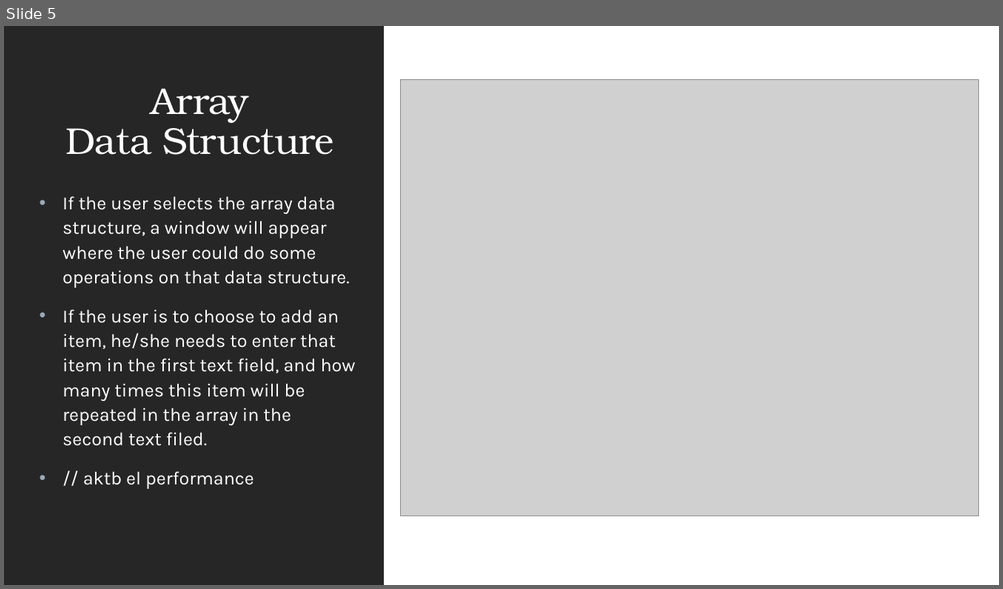
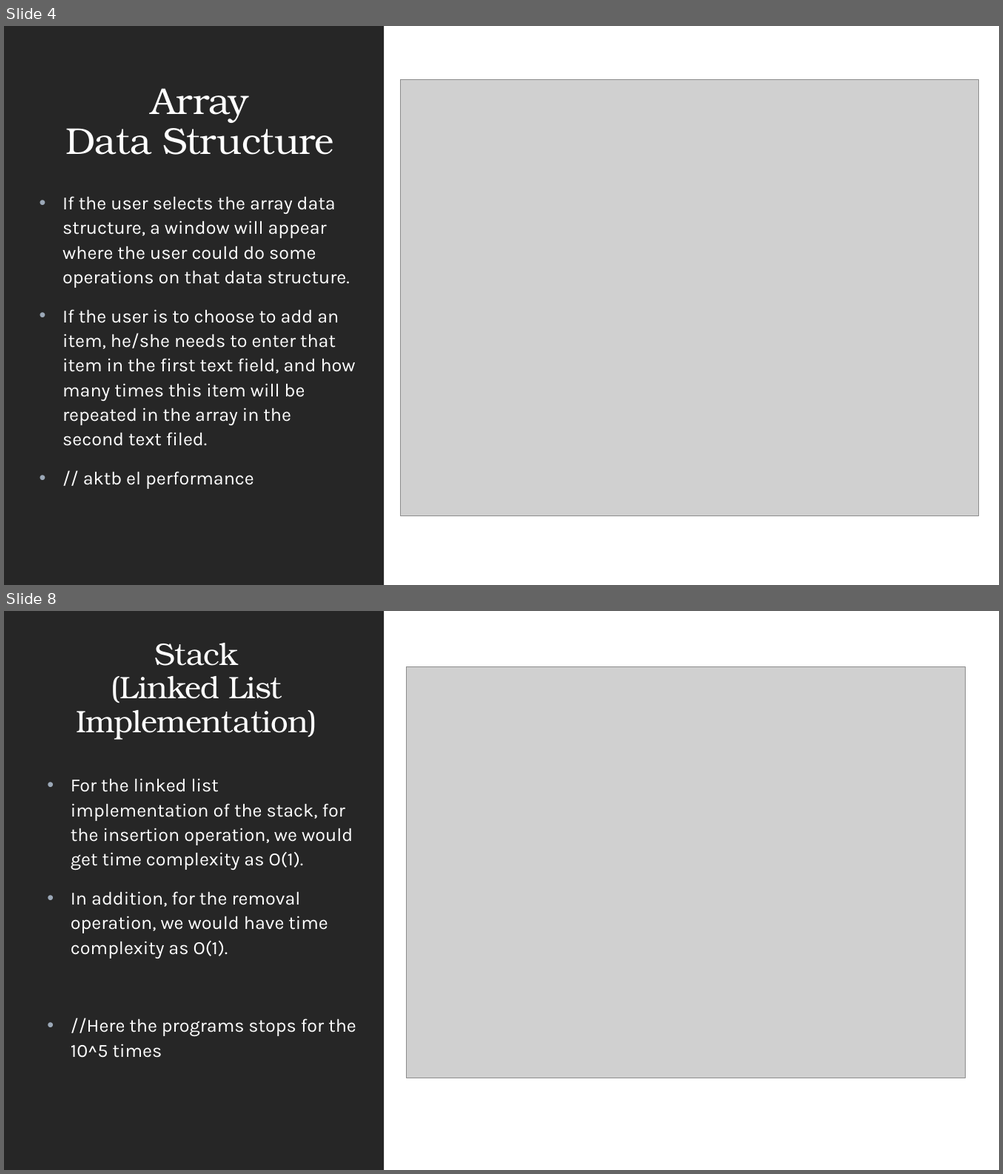
Before and after one commit to Eman-123-eng/Data-Struc.-Visualization, a slide deck: Data Structure Visualization.pptx. Shown one above the other, each under a label of ours: slide 5 before the commit, slides 4 and 8 after it; the slides between them are not shown. The pictures are 1003x589 and 1003x1174 pixels, drawn with LibreOffice and Linux fonts; fonts in the diff are those of the drawing; grey boxes stand for pictures. Boxes give left, top, right and bottom in pixels: in the first picture for what was removed or moved away, otherwise in the second. Text is boxed around its words. In the diff, an @@ line names an element or a change of style, - is before the commit and + after.

```diff
--- a/Data Structure Visualization.pptx
+++ b/Data Structure Visualization.pptx
@@ slide 8 added at (4,611,999,1170), background #FFFFFF; not listed: 1 template element that a slide beside it also shows @@
@@ title added at (76,643,317,740), 30 pt, text #FFFFFF @@
+Stack
+(Linked List Implementation)
@@ picture added at (406,667,965,1078) @@
@@ text added at (71,778,356,1058), 18 pt, text #FFFFFF @@
+• For the linked list implementation of the stack, for the insertion operation, we would get time complexity as O(1).
+• In addition, for the removal operation, we would have time complexity as O(1).
+• //Here the programs stops for the 10^5 times
@@ what was slide 5 is now slide 4 @@
```
Also in this commit, not shown: 2 slides changed, 5 other slides added, 5 slides removed, 2 other files.
